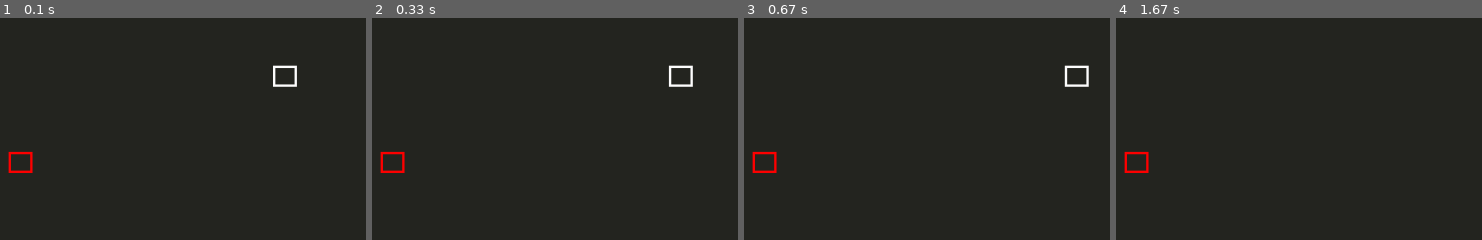
Above: before the commit, frames 1-4 (left to right).
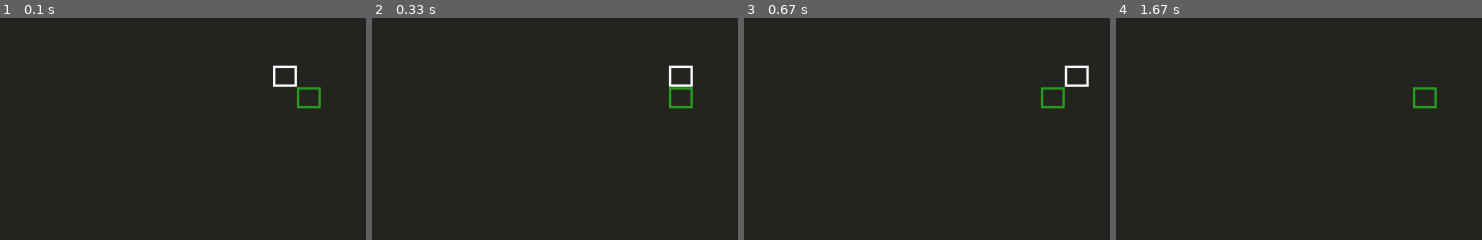
Above: after the commit, the same moments.

Repository: jorenchik/snake-pygame
Game: pygame game, started from index.py
Same seed, same stepped clock (60 frames per second), same inputs: the game is played once before the commit and once after it.
Inputs:
- Up to frame 1 (0.1 s): no input
- Up to frame 2 (0.33 s): no input
- Up to frame 3 (0.67 s): hold Right from 0.33 s (still down)
- Up to frame 4 (1.67 s): release Right at 0.8 s; hold Up 0.83-1.3 s; hold Right from 1.33 s (still down)
The pictures show only the part of the screen within x 13-63%, y 10-60%; the shares and areas given below are measured in that part.

The runs differ from the first frame. In frame 1, 0.6% of the frame differs, in the area x 2-88%, y 31-70%; in frame 2, 0.6%; in frame 3, 0.6%; in frame 4, 0.6%.

Commit message:
Add entities only on available positions

Diff:
--- a/game.py
+++ b/game.py
@@ -1,9 +1,12 @@
+from matplotlib.style import available
+from pandas import array
 import pygame as pg
 from settings import *
 from assets import gameIcon
 from grid import Playfield
 import time as t
 import random as rd
+import numpy as np
 
 # Helper funtion (Die and dump)
 def dd(var):
@@ -11,10 +14,16 @@
     exit()
 
 class Food():
-    def __init__(self):
-        self.pos = (rd.randint(1,rectDims[0]-1),rd.randint(1,rectDims[1]-1))
+    def __init__(self, isPoisonous:bool=False):
+        pos = game.getRandomAvailablePos()
+        if pos:
+            self.pos = (pos[0],pos[1])
+        else:
+            game.gameWon = True
+            self.pos = (rd.randint(1,rectDims[0]-1),rd.randint(1,rectDims[1]-1))
         self.x = game.getCoords(self.pos)[0]
         self.y = game.getCoords(self.pos)[1]
+        self.poisonous = isPoisonous
         # Appearance
         self.rect = pg.Rect(self.x,self.y,game.playfield.rectSize[0],game.playfield.rectSize[1])
         self.color = foodColor
@@ -75,6 +84,9 @@
         self.rightBorder = pg.Rect(self.SCREEN_WIDTH*(playfieldSize[0]+self.sidePadding),self.SCREEN_HEIGHT*self.topPadding,1,self.SCREEN_HEIGHT*playfieldSize[1])
         # Playfield
         self.playfield = playfield
+        self.occupiedPositions = []
+        self.availablePositions = []
+        self.getAvailablePositions()
         # Snake parts
         self.snakeParts = []
         # Foods
@@ -83,6 +95,7 @@
         self.events = []
         # State
         self.snakeAlive = True
+        self.gameWon = False
     def setBackground(self):
         if type(self.background).__name__ == 'tuple':
             self.screen.fill(self.background)
@@ -113,6 +126,13 @@
         self.prevTime = self.now
         # Get events
         self.events = self.getEvents()
+        # Determines occupied positions on the playfield
+        self.occupiedPositions = []
+        for snakePart in self.snakeParts:
+            self.occupiedPositions.append(snakePart.pos)
+        for food in self.foods:
+            self.occupiedPositions.append(food.pos)
+        self.getAvailablePositions()
     def moveSnakePart(self,snakePart,pos,velocity=False):
         if self.snakeAlive:
             if velocity:
@@ -142,7 +162,17 @@
     def checkRectalCollision(self, pos1,pos2):
         if pos1[0] == pos2[0] and pos1[1] == pos2[1]: return True
         else: return False
+    def getAvailablePositions(self):
+        self.availablePositions = []
+        i = 0
+        for col in self.playfield.rects:
+            for rect in col:
+                if rect.pos not in self.occupiedPositions:
+                    self.availablePositions.append(rect.pos)
 
+    def getRandomAvailablePos(self):
+        if len(self.availablePositions) == 0: return False
+        return rd.choice(self.availablePositions)
 
 # Game initialization
 playfieldWidth = res[0] * playfieldSize[0]
--- a/index.py
+++ b/index.py
@@ -1,9 +1,10 @@
-from game import game, Game, Playfield, gameIcon
+from game import game
 from settings import *
 import pygame as pg
 
 # Game itself
 def main():
+    # Creates Snake #1
     game.createSnakePart('head', False)
     for snakePart in game.snakeParts:
         game.moveSnakePart(snakePart,snakePart.pos)
@@ -13,7 +14,7 @@
 
     # Active action loop
     while game.active:
-        # Game state update
+        # Updates game state
         game.onUpdate()
         if not game.snakeAlive: gameOver()
 
@@ -23,7 +24,7 @@
             # Quit
         if game.isQuit(): quit()
 
-            # Change snakes direction
+            # Changes snakes direction
         if (not game.previousDirChange or game.now - game.previousDirChange >= headPart.movementPeriod/2):
             if game.isKey(pg.K_RIGHT):
                 headPart.changeDirToAnAngle(0)
@@ -38,8 +39,7 @@
                 headPart.changeDirToAnAngle(270)
                 game.previousDirChange = game.now
 
-
-
+        # Snakes' constant movement
         for i, part in enumerate(game.snakeParts):
             if part.movementPeriod:
                 part.prevPos = part.pos
@@ -53,6 +53,8 @@
                     game.moveSnakePart(part,part.pos,part.velocity)
             else: game.moveSnakePart(part,part.pos,part.velocity)
 
+
+        # Checks whether snakes are about to hit a wall
         for part in game.snakeParts:
             for food in game.foods:
                 if game.checkRectalCollision(part.pos, food.pos):
@@ -61,26 +63,30 @@
                     game.createSnakePart('body',lastSnakePart.prevMoveMoment, lastSnakePart.prevPos, pg.Vector2(lastSnakePart.prevVelocity))
                     game.createFood()
 
-        # Draw the walls
+        # Draws elements
+            # Draws the walls
         pg.draw.rect(game.screen, wallColor,game.topBorder)
         pg.draw.rect(game.screen, wallColor,game.bottomBorder)
         pg.draw.rect(game.screen, wallColor,game.leftBorder)
         pg.draw.rect(game.screen, wallColor,game.rightBorder)
 
-        # Draw the rects
+            # Draws the rects if the setting is enabled
         rects = game.playfield.rects
         if drawPlayfieldRects:
             for col in rects:
                 for rect in col:
                     pg.draw.rect(game.screen, wallColor,rect, 1)
 
-        # Draw snake parts
+            # Draws snakes' parts
         for snakePart in game.snakeParts:
             pg.draw.rect(game.screen, wallColor,snakePart, 5)
 
-        # Draw foods
+            # Draws foods
+                # Draws regular foods
         for food in game.foods:
             pg.draw.rect(game.screen, foodColor, food.rect, 5)
+                # Draws poisonous foods
+
 
         # End of the update
         game.update()
--- a/settings.py
+++ b/settings.py
@@ -1,7 +1,6 @@
 
 # Game caption
 from grid import Playfield
-
 
 caption = 'Snake game'
 
@@ -23,12 +22,14 @@
 white = (255,255,255)
 grey = (31,31,47)
 red = (255,0,0)
+green = (41,159,32)
 
 # Game colors
 hitboxColor = red
 wallColor = white
 snakeColor = grey
-foodColor = red
+foodColor = green
+poisonousFoodColor = red
 
 # Playfield
 rectDims = (30,20)
